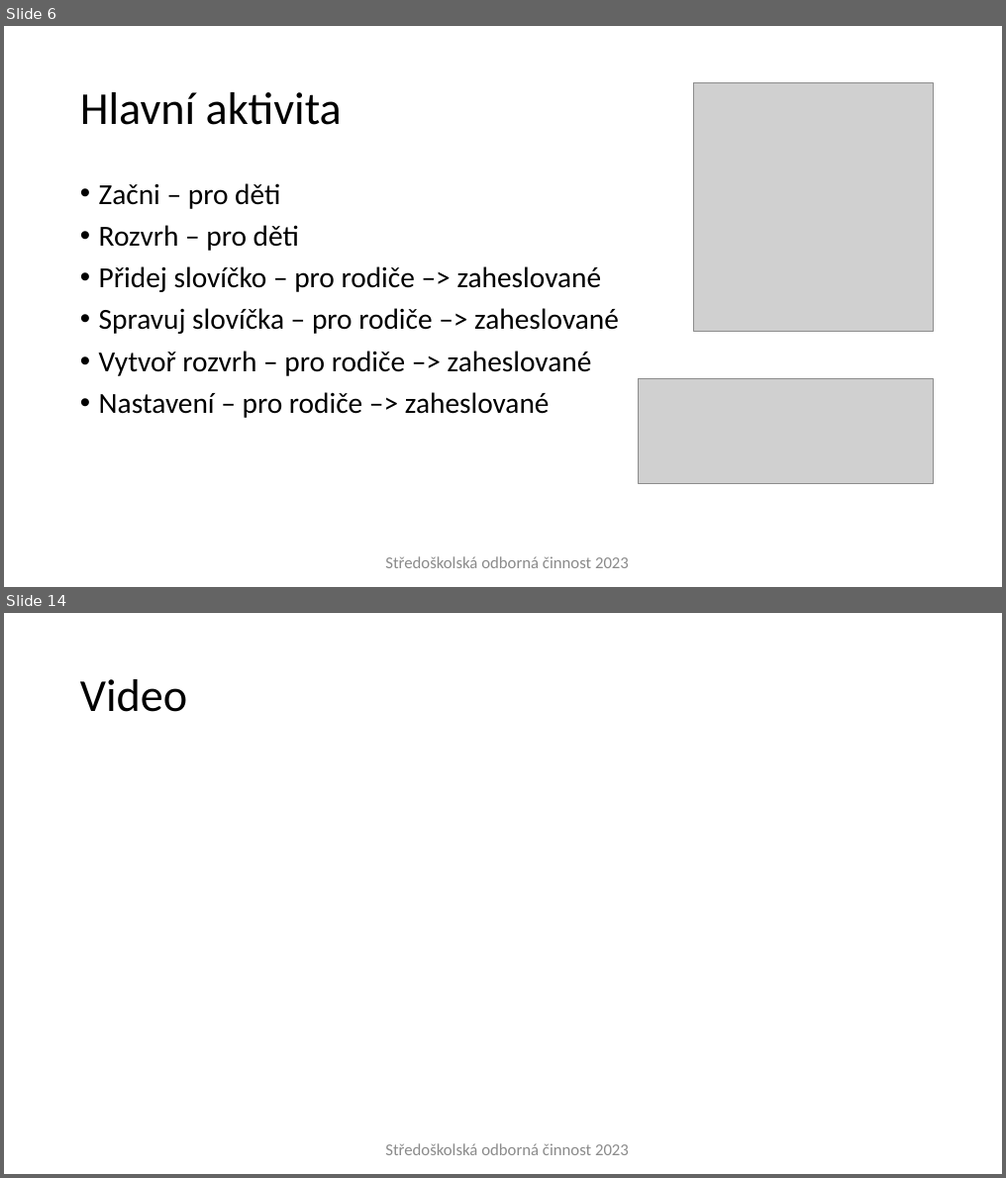
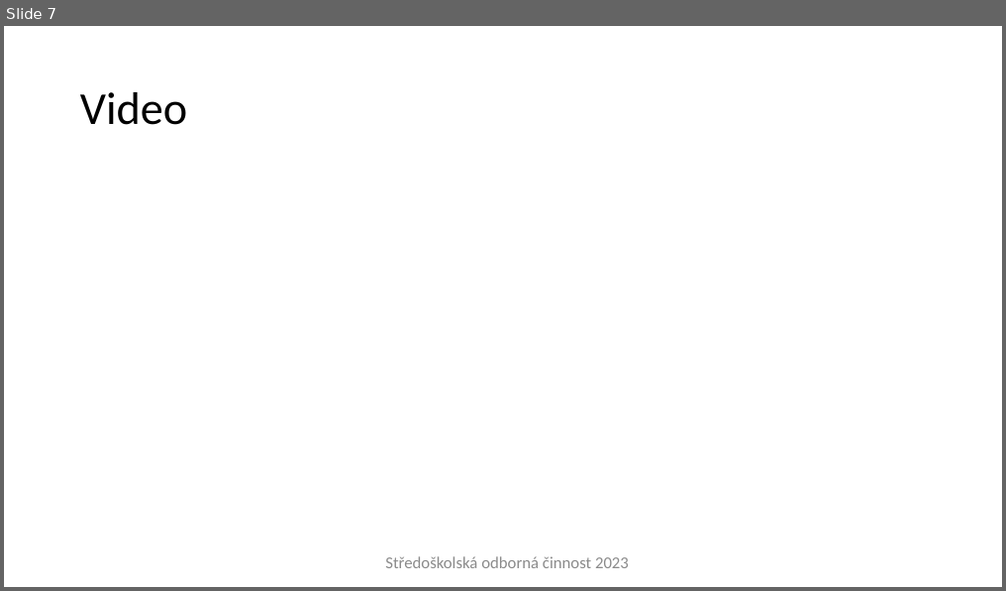
Before and after one commit to gyarab/Aplikace-Domluv-se, a slide deck: soc prezentace.pptx. Shown one above the other, each under a label of ours: slides 6 and 14 before the commit, slide 7 after it; the slides between them are not shown. The pictures are 1006x1178 and 1006x591 pixels, drawn with LibreOffice and Linux fonts; fonts in the diff are those of the drawing; grey boxes stand for pictures; background and template pictures are left out. Boxes give left, top, right and bottom in pixels: in the first picture for what was removed or moved away, otherwise in the second. Text is boxed around its words. In the diff, an @@ line names an element or a change of style, - is before the commit and + after.

```diff
--- a/soc prezentace.pptx
+++ b/soc prezentace.pptx
@@ slide 6 removed at <box>4,26,1002,587</box>, background #FFFFFF @@
@@ picture removed at <box>694,82,934,332</box> @@
@@ title removed at <box>80,92,342,125</box> @@
-Hlavní aktivita
@@ text removed at <box>99,183,619,418</box> @@
-• Začni – pro děti
-• Rozvrh – pro děti
-• Přidej slovíčko – pro rodiče –> zaheslované
-• Spravuj slovíčka – pro rodiče –> zaheslované
-• Vytvoř rozvrh – pro rodiče –> zaheslované
-• Nastavení – pro rodiče –> zaheslované
@@ picture removed at <box>639,379,934,484</box> @@
@@ rectangle removed at <box>377,548,638,577</box> @@
-Středoškolská odborná činnost 2023
@@ what was slide 14 is now slide 7 @@
```
Also in this commit, not shown: 5 slides changed, 6 slides added, 8 other slides removed.
